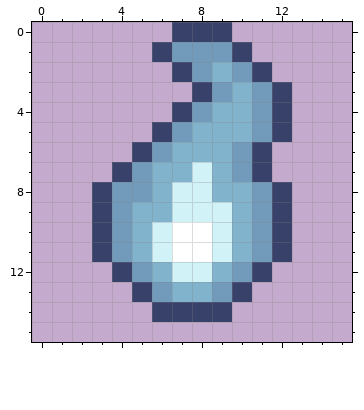
Pixel-art sprite: graphics/items/accessory/mage_light.png. The picture above was drawn from the file before the commit.
The file is 16x16 pixels.
After the commit:
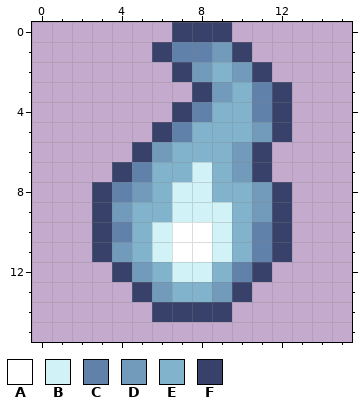
Palette (. is transparent): A #ffffff  B #d1f2f6  C #6081a9  D #719abb  E #82b3cc  F #38416a
From old to new:
@@ x 0..15 @@
  0 .......FFF......
- 1 ......FDDDF.....
+ 1 ......FCCDF.....
  2 .......FDEDF....
- 3 ........FDEDF...
- 4 .......FDEEDF...
- 5 ......FDEEEDF...
+ 3 ........FDECF...
+ 4 .......FCEECF...
+ 5 ......FCEEEDF...
  6 .....FDEEEDF....
- 7 ....FDEEBEDF....
- 8 ...FDDEBBEEDF...
+ 7 ....FCEEBEDF....
+ 8 ...FCDEBBEEDF...
  9 ...FDEEBBBEDF...
-10 ...FDEBAABEDF...
-11 ...FDEBAABEDF...
-12 ....FDEBBEDF....
+10 ...FCEBAABECF...
+11 ...FDEBAABECF...
+12 ....FDEBBECF....
 13 .....FDEEDF.....
Boxes around the changes in both pictures, in picture pixels (x1, y1, x2, y2):
changed: (112, 42, 272, 282)
